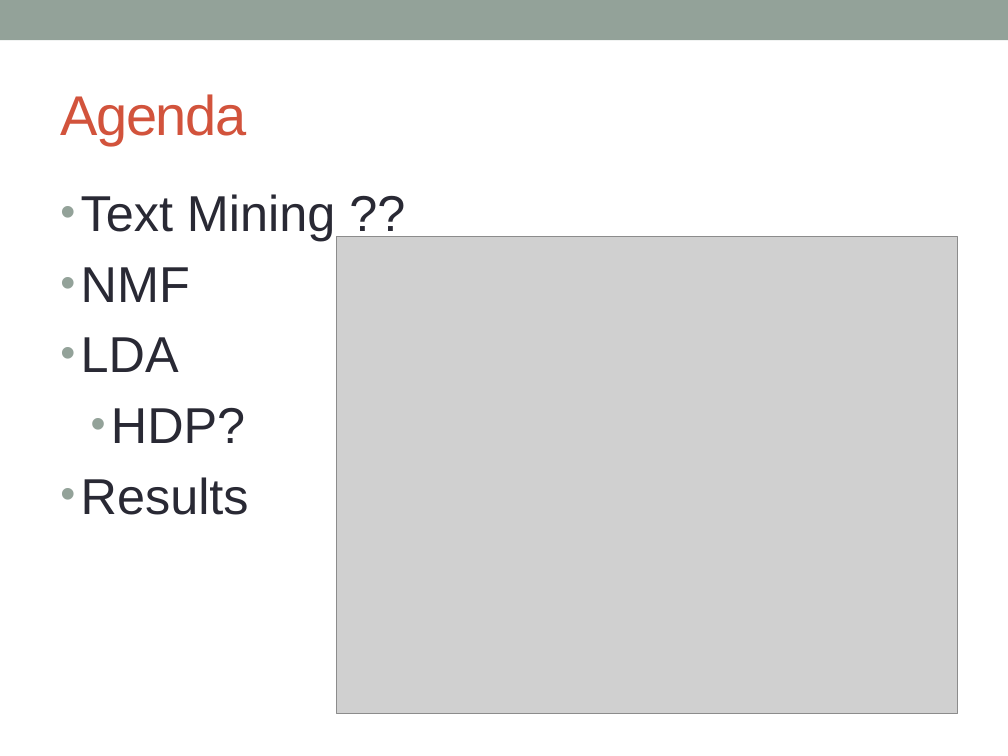
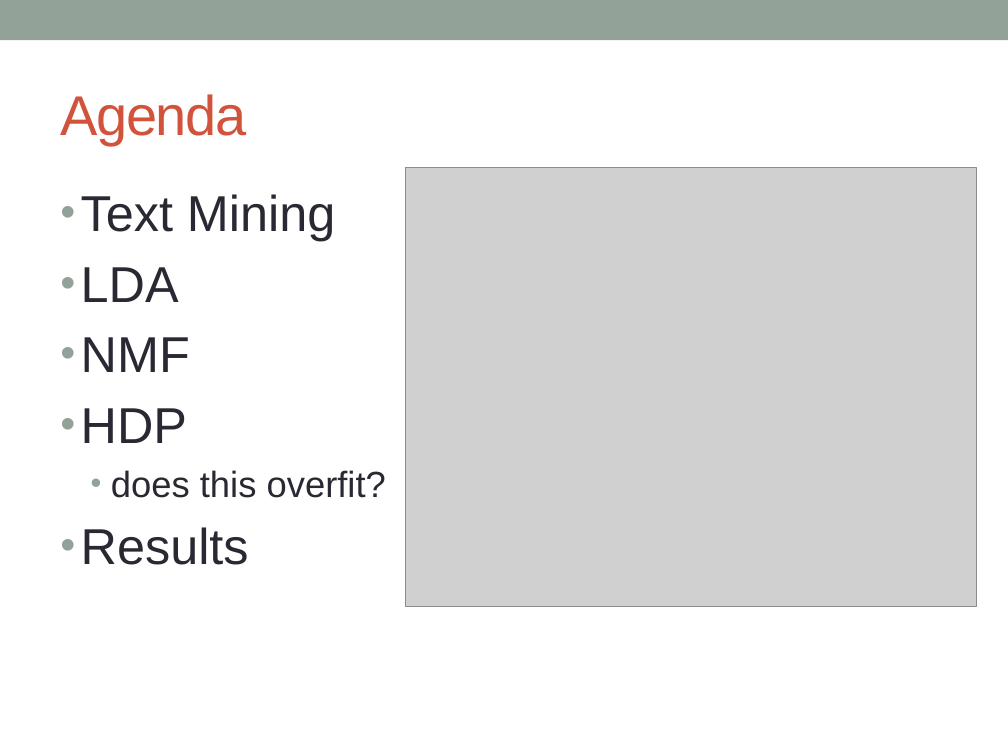
Before and after one commit to markheimann/Bayesian-ML, a slide deck: slide 2 of BMML_Presentation.pptx. Drawn at 1008x756 pixels with LibreOffice and Linux fonts; fonts in the diff are those of the drawing; grey boxes stand for pictures. Boxes give left, top, right and bottom in pixels: in the first picture for what was removed or moved away, otherwise in the second. Text is boxed around its words. In the diff, an @@ line names an element or a change of style, - is before the commit and + after.

Commit message:
slides

```diff
--- a/BMML_Presentation.pptx
+++ b/BMML_Presentation.pptx
@@ picture resized from (x1=337, y1=237, x2=958, y2=715) to (x1=406, y1=168, x2=977, y2=607) @@
@@ text at (x1=81, y1=194, x2=335, y2=302): text changed @@
-• Text Mining ??
+• Text Mining
+• LDA
@@ text at (x1=81, y1=408, x2=386, y2=498): text changed; size 36 to 26 pt @@
-• LDA
-  • HDP?
+• HDP
+  • does this overfit?
```
Also in this commit, not shown: 3 other slides changed, 2 slides added.
